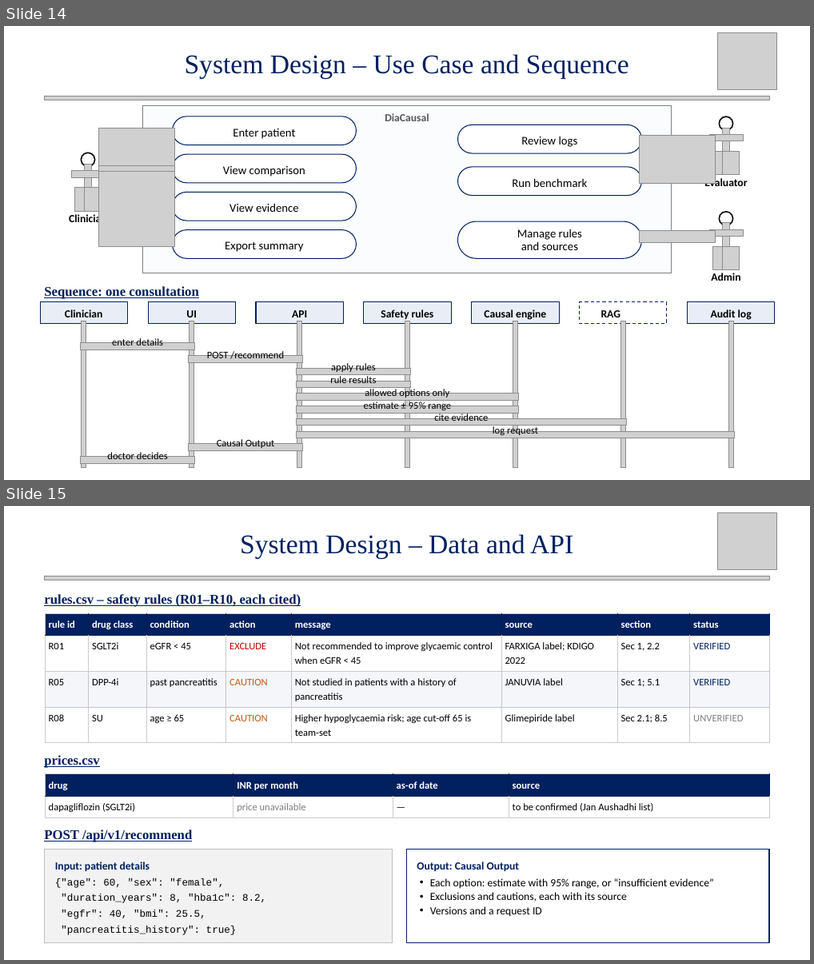
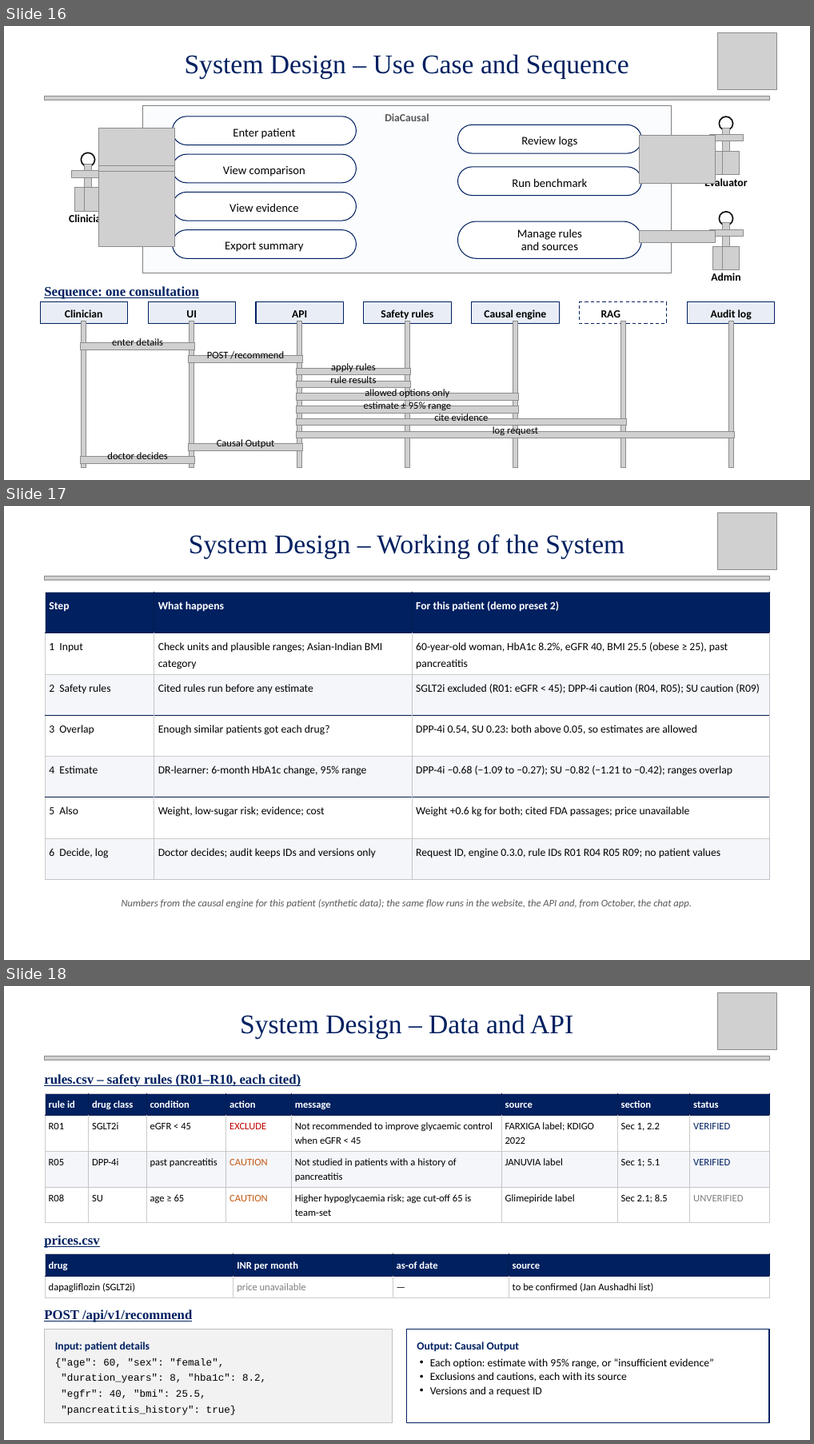
Before and after one commit to Rhian-Roy/DiaCausal-CDSS, a slide deck: docs/midsem/Intelligent_Diabetes_CDSS_MidSem_updated.pptx. Shown one above the other, each under a label of ours: slides 14 and 15 before the commit, slides 16, 17 and 18 after it. The pictures are 814x964 and 814x1444 pixels, drawn with LibreOffice and Linux fonts; fonts in the diff are those of the drawing; grey boxes stand for pictures. Boxes give left, top, right and bottom in pixels: in the first picture for what was removed or moved away, otherwise in the second. Text is boxed around its words. In the diff, an @@ line names an element or a change of style, - is before the commit and + after.

```diff
--- a/docs/midsem/Intelligent_Diabetes_CDSS_MidSem_updated.pptx
+++ b/docs/midsem/Intelligent_Diabetes_CDSS_MidSem_updated.pptx
@@ slide 17 added at <box>4,506,810,960</box>, background #FFFFFF @@
@@ picture added at <box>718,512,777,569</box> @@
@@ text added at <box>189,534,625,558</box>, 32 pt, text #002060 @@
+System Design – Working of the System
@@ picture added at <box>45,576,770,580</box> @@
@@ table added at <box>45,592,770,880</box>, 7 rows, 3 columns @@
+Step | What happens | For this patient (demo preset 2)
+1 Input | Check units and plausible ranges; Asian-Indian BMI category | 60-year-old woman, HbA1c 8.2%, eGFR 40, BMI 25.5 (obese ≥ 25), past pancreatitis
+2 Safety rules | Cited rules run before any estimate | SGLT2i excluded (R01: eGFR < 45); DPP-4i caution (R04, R05); SU caution (R09)
+3 Overlap | Enough similar patients got each drug? | DPP-4i 0.54, SU 0.23: both above 0.05, so estimates are allowed
+4 Estimate | DR-learner: 6-month HbA1c change, 95% range | DPP-4i −0.68 (−1.09 to −0.27); SU −0.82 (−1.21 to −0.42); ranges overlap
+5 Also | Weight, low-sugar risk; evidence; cost | Weight +0.6 kg for both; cited FDA passages; price unavailable
+6 Decide, log | Doctor decides; audit keeps IDs and versions only | Request ID, engine 0.3.0, rule IDs R01 R04 R05 R09; no patient values
@@ text added at <box>122,899,692,908</box>, 12 pt, text #595959, italic @@
+Numbers from the causal engine for this patient (synthetic data); the same flow runs in the website, the API and, from October, the chat app.
@@ what was slide 14 is now slide 16 @@
@@ what was slide 15 is now slide 18 @@
```
Also in this commit, not shown: 5 slides changed, 3 other slides added, 12 other files.
